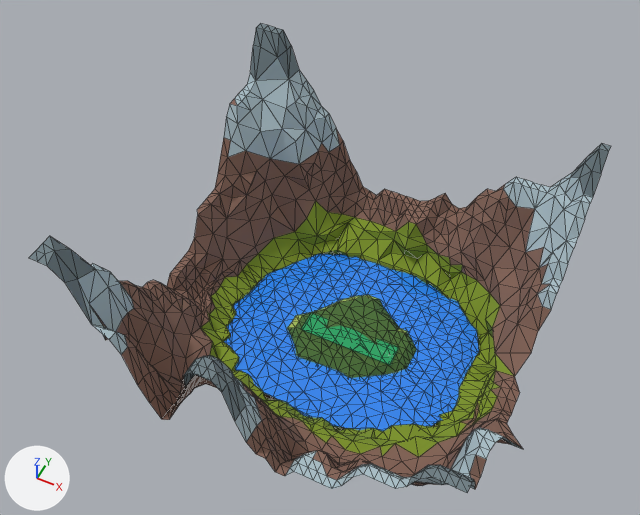
A saved change to the glTF model public/assets/models/scene/scene.glb.
The view is the same before and after, from a 50 mm camera at (3007.0, -9002.0, 13176.0) aimed at (-1426.0, -136.0, 2093.0). The lights are fixed; the arrows at lower left show +X, +Y and +Z. Mesh edges are drawn as thin lines. Where no turn or scale is listed for an object, it has been applied to the vertices.
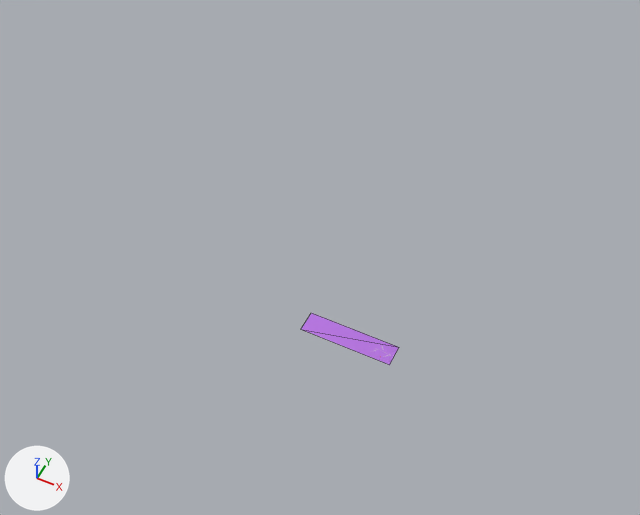
Patch to the scene script:
```diff
--- a/public/assets/models/scene/scene.glb.py
+++ b/public/assets/models/scene/scene.glb.py
@@ mat_material_011 @@
 mat_material_011 = principled_material('Material.011')
-mat_material_011.base_color = (0.0101, 0.377, 0.122)  # green #1aa562
+mat_material_011.base_color = (0.658, 0.267, 1.0)  # purple #d48dff
+mat_material_011.metallic = 1.0
@@ ob_object_6_001 @@
-ob_object_6_001 = bpy.data.objects.new('Object_6.001', me_object_1)
-ob_object_6_001.location = (-889.0, -223.0, -158.0)
@@ ob_object_4 @@
-ob_object_4 = bpy.data.objects.new('Object_4', me_object_0)
-ob_object_4.location = (-970.0, -195.0, 163.0)
```

Boxes [x1, y1, x2, y2] around the edits, measured in the pictures (640 x 515 px):
'Object_4', deleted
    before: [29, 23, 611, 493]
'Object_6.001', deleted
    before: [224, 254, 479, 431]
'Plane', recoloured, surface changed (green to purple)
    both: [301, 313, 399, 365]
